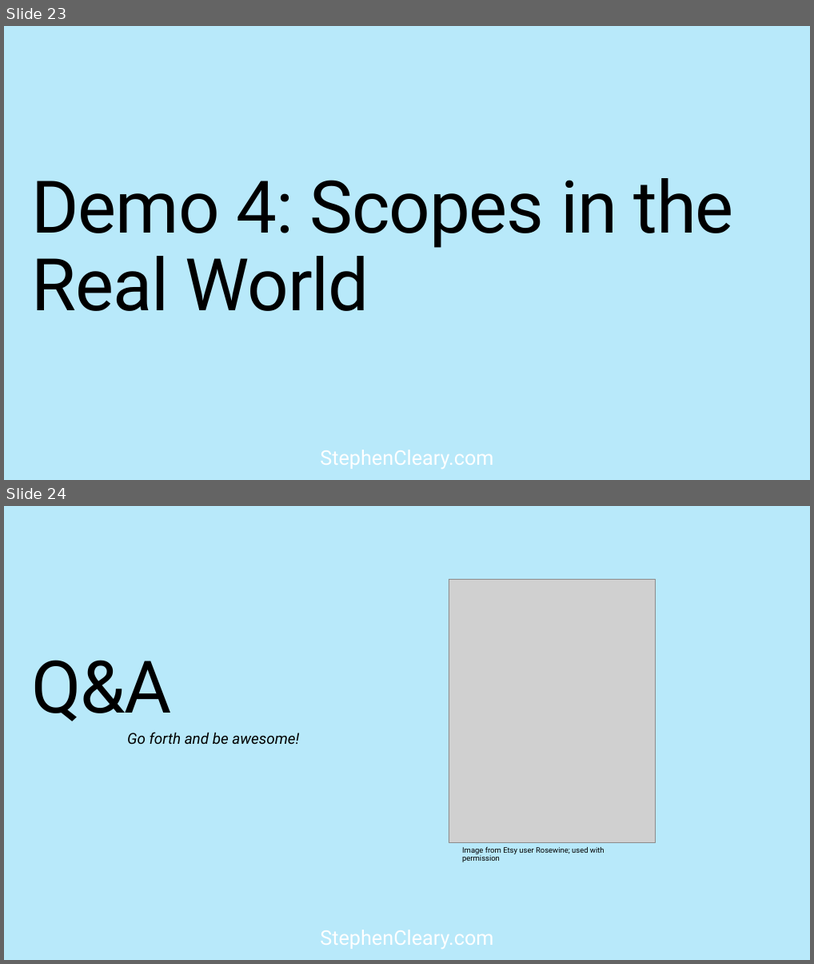
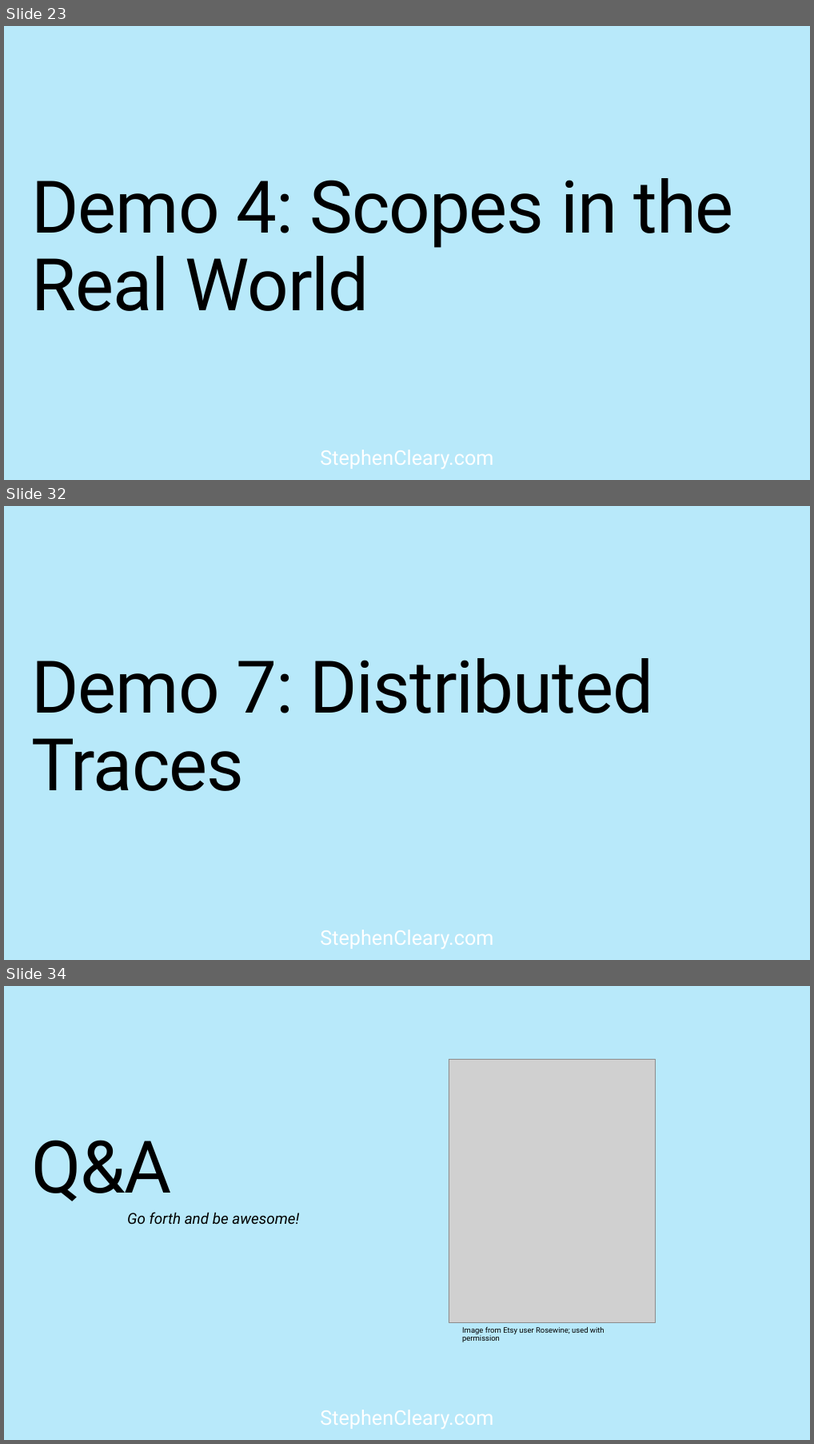
Before and after one commit to StephenCleary/Presentations, a slide deck: Telemetry/Logging Hero.pptx. Shown one above the other, each under a label of ours: slides 23 and 24 before the commit, slides 23, 32 and 34 after it; the slides between them are not shown. The pictures are 814x964 and 814x1444 pixels, drawn with LibreOffice and Linux fonts; fonts in the diff are those of the drawing; grey boxes stand for pictures; background and template pictures are left out. Boxes give left, top, right and bottom in pixels: in the first picture for what was removed or moved away, otherwise in the second. Text is boxed around its words. In the diff, an @@ line names an element or a change of style, - is before the commit and + after.

```diff
--- a/Telemetry/Logging Hero.pptx
+++ b/Telemetry/Logging Hero.pptx
@@ slide 32 added at (4,506,810,960), background picture (left out); not listed: 1 template element that a slide beside it also shows @@
@@ title added at (31,658,654,791), 86.3 pt, text #000000 @@
+Demo 7: Distributed Traces
@@ what was slide 24 is now slide 34 @@
```
Also in this commit, not shown: 4 slides changed, 9 other slides added, 1 other file.
